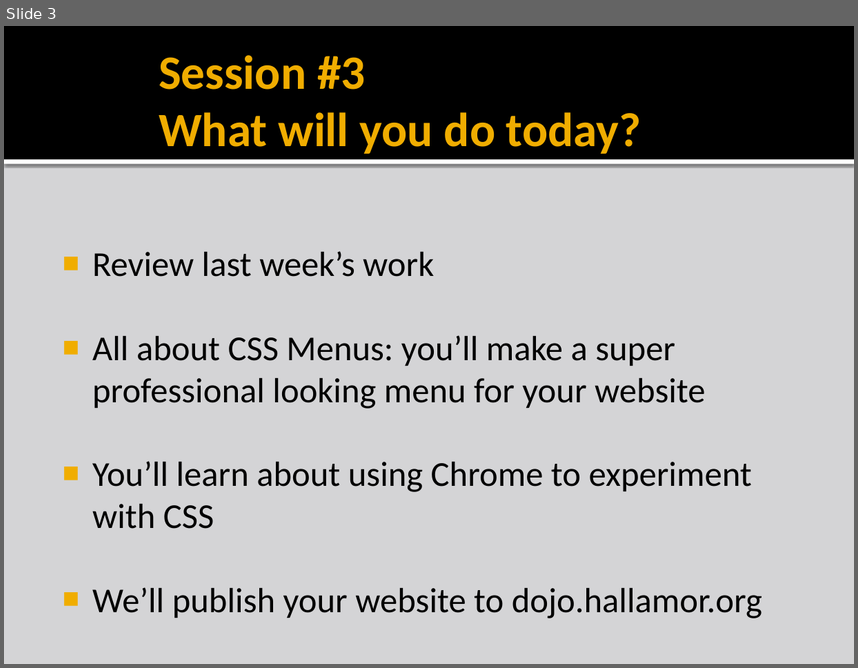
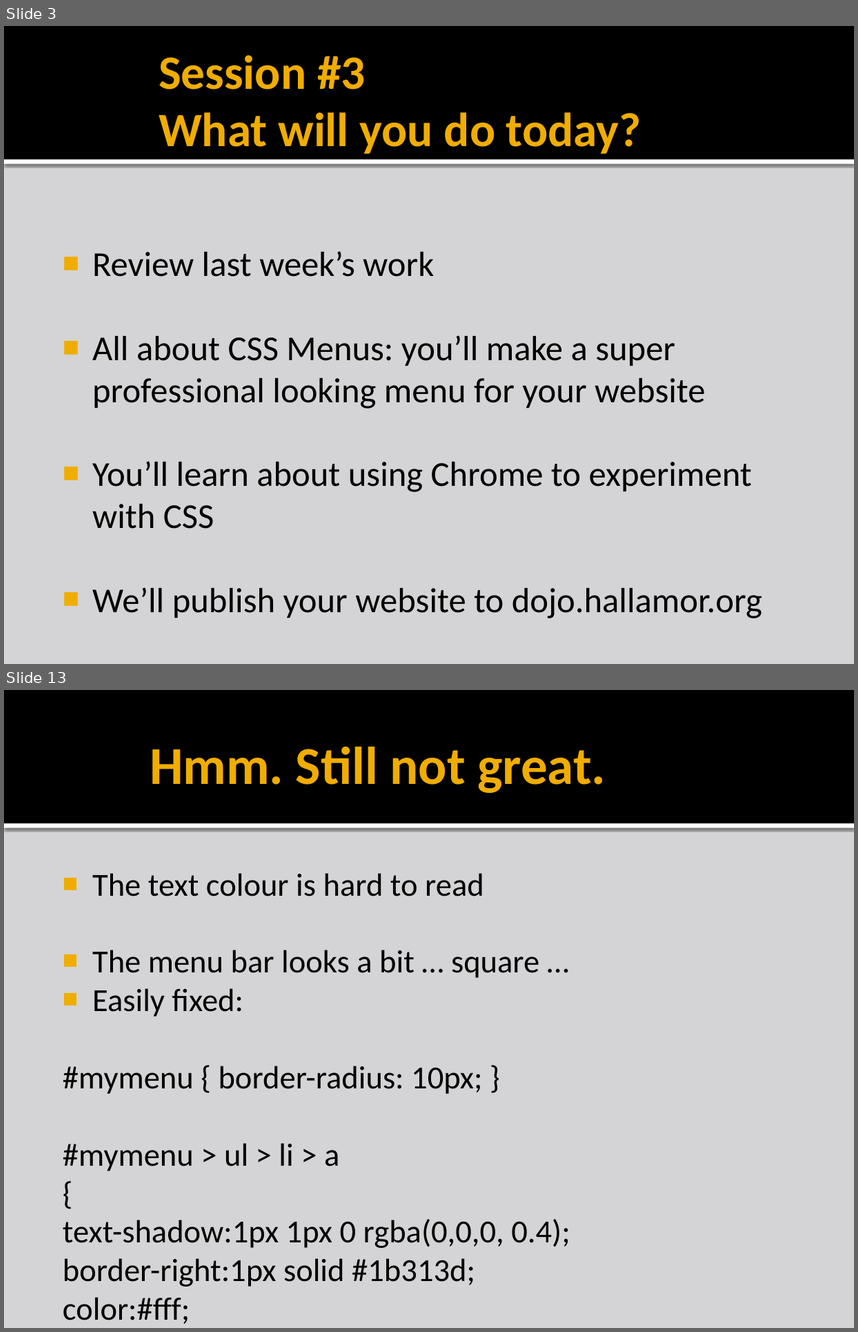
Before and after one commit to liamf/coderdojo-bray, a slide deck: html/presentations/CoderDojoBrayHTML_session3.pptx. Shown one above the other, each under a label of ours: slide 3 before the commit, slides 3 and 13 after it; the slides between them are not shown. The pictures are 858x668 and 858x1332 pixels, drawn with LibreOffice and Linux fonts; fonts in the diff are those of the drawing; background and template pictures are left out. Boxes give left, top, right and bottom in pixels: in the first picture for what was removed or moved away, otherwise in the second. Text is boxed around its words. In the diff, an @@ line names an element or a change of style, - is before the commit and + after.

```diff
--- a/html/presentations/CoderDojoBrayHTML_session3.pptx
+++ b/html/presentations/CoderDojoBrayHTML_session3.pptx
@@ slide 13 added at (4,690,854,1328), background #D4D4D6; not listed: 2 template elements that a slide beside it also shows @@
@@ title added at (150,747,606,793), 45 pt, text #F0AD00, bold @@
+Hmm. Still not great.
@@ text added at (63,873,570,1286), 27.2 pt, text #000000 @@
+■ The text colour is hard to read
+■ The menu bar looks a bit … square …
+■ Easily fixed:
+#mymenu { border-radius: 10px; }
+#mymenu > ul > li > a
+{
+text-shadow:1px 1px 0 rgba(0,0,0, 0.4);
+border-right:1px solid #1b313d;
+color:#fff;
+}
```
Also in this commit, not shown: 2 slides changed, 15 other slides added, 5 other files.
